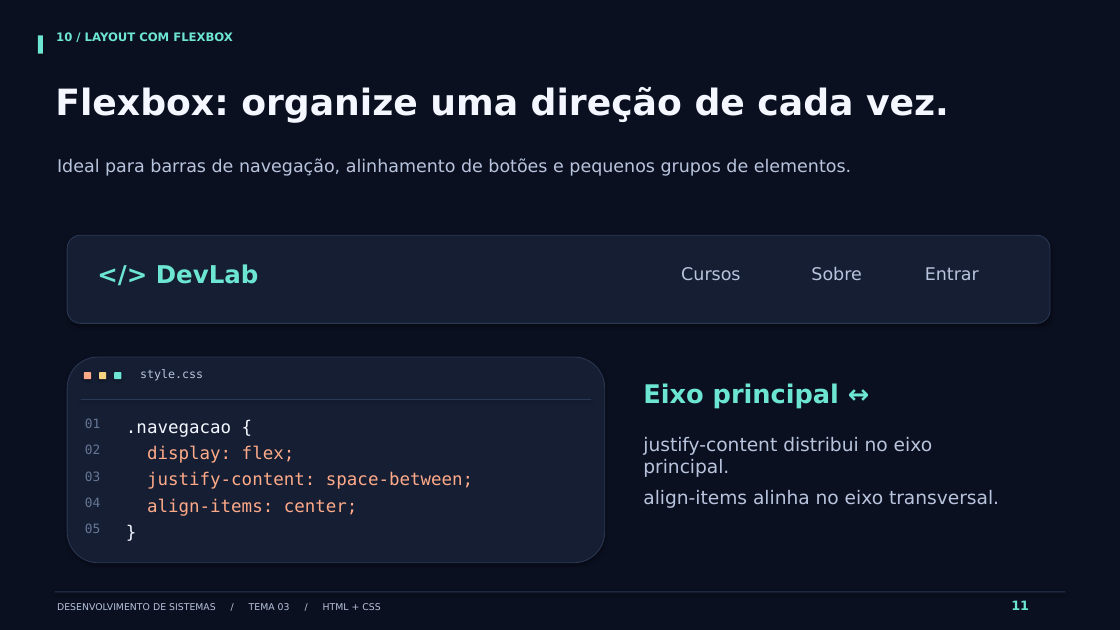
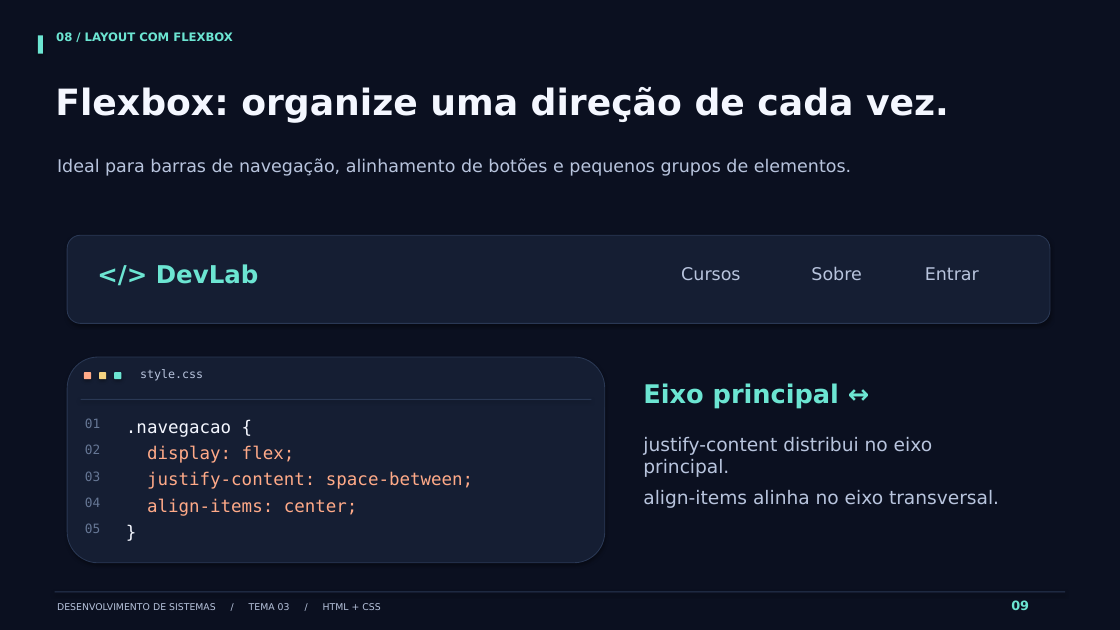
Before and after one commit to IsaquePagani/kahoot, a slide deck: slide 9 of apresentacoes/html-css/Slides-HTML-e-CSS.pptx (slide 11 before the commit). Drawn at 1120x630 pixels with LibreOffice and Linux fonts; fonts in the diff are those of the drawing. Boxes give left, top, right and bottom in pixels: in the first picture for what was removed or moved away, otherwise in the second. Text is boxed around its words. In the diff, an @@ line names an element or a change of style, - is before the commit and + after.

```diff
--- a/apresentacoes/html-css/Slides-HTML-e-CSS.pptx
+++ b/apresentacoes/html-css/Slides-HTML-e-CSS.pptx
@@ text at <box>56,32,233,41</box>: text changed @@
-10 / LAYOUT COM FLEXBOX
+08 / LAYOUT COM FLEXBOX
@@ text at <box>1011,600,1029,610</box>: text changed @@
-11
+09
```
Also in this commit, not shown: 13 other slides changed, 4 slides removed, 3 other files.
